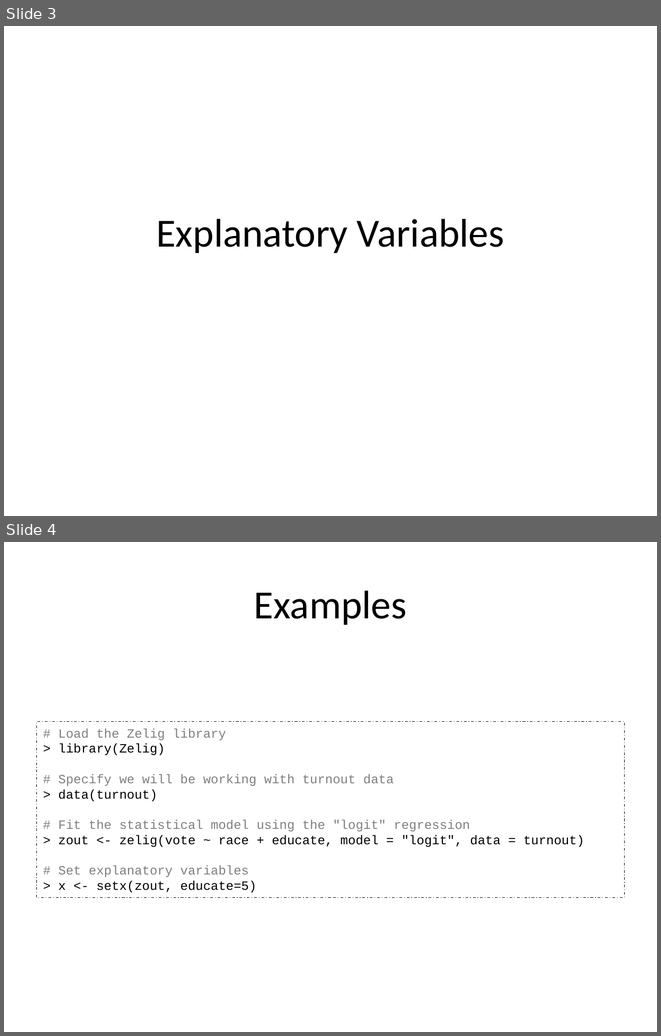
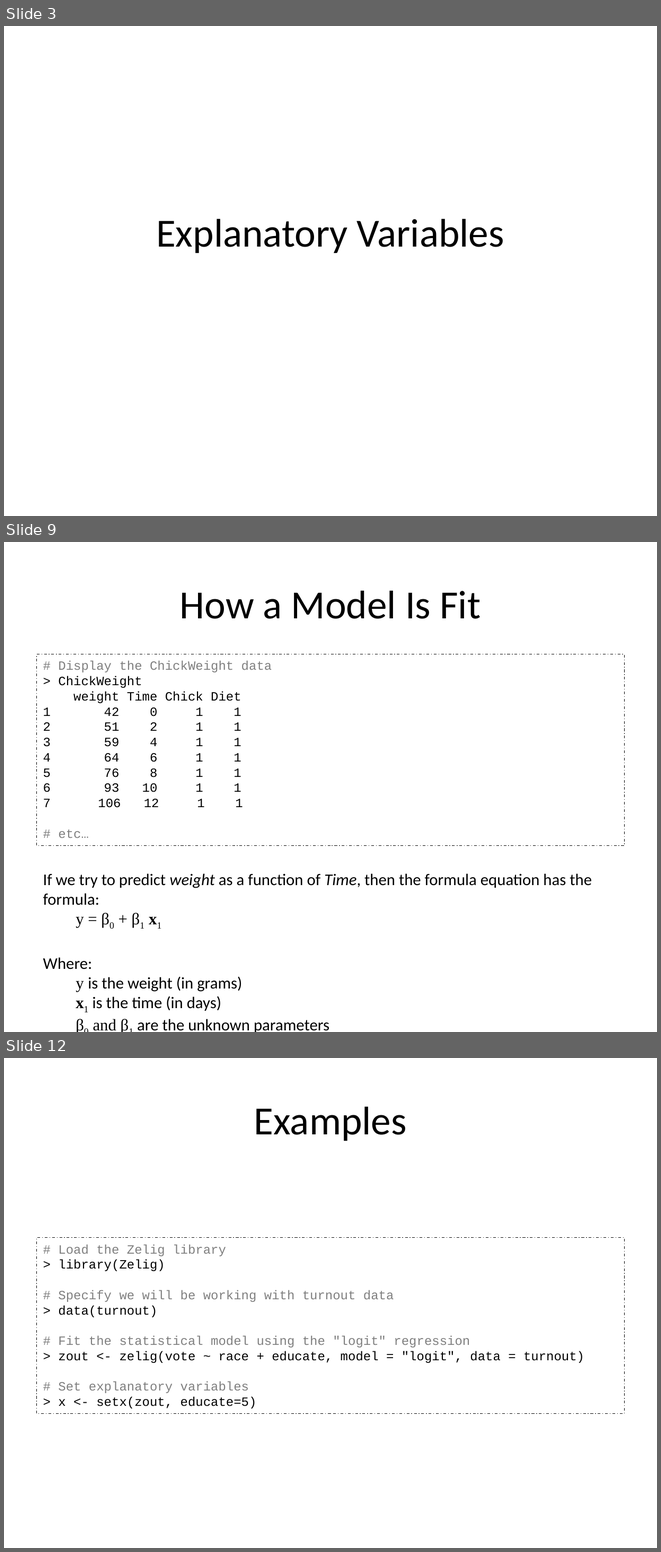
Before and after one commit to IQSS/Zelig4-Documentation, a slide deck: January-Class/Zelig_2_explanatory.pptx. Shown one above the other, each under a label of ours: slides 3 and 4 before the commit, slides 3, 9 and 12 after it; the slides between them are not shown. The pictures are 661x1036 and 661x1552 pixels, drawn with LibreOffice and Linux fonts; fonts in the diff are those of the drawing. Boxes give left, top, right and bottom in pixels: in the first picture for what was removed or moved away, otherwise in the second. Text is boxed around its words. In the diff, an @@ line names an element or a change of style, - is before the commit and + after.

Commit message:
Minor changes

```diff
--- a/January-Class/Zelig_2_explanatory.pptx
+++ b/January-Class/Zelig_2_explanatory.pptx
@@ slide 9 added at [4,542,657,1032], background #FFFFFF @@
@@ title added at [180,590,480,619], 44 pt, text #000000 @@
+How a Model Is Fit
@@ rectangle added at [37,654,624,846], outline #000000 0.74 pt dashed, 14 pt, text #000000 @@
+# Display the ChickWeight data
+> ChickWeight
+weight Time Chick Diet
+1 42 0 1 1
+2 51 2 1 1
+3 59 4 1 1
+4 64 6 1 1
+5 76 8 1 1
+6 93 10 1 1
+7 106 12 1 1
+# etc…
@@ text added at [43,873,592,1032], 18 pt, text #000000 @@
+If we try to predict weight as a function of Time, then the formula equation has the formula:
+y = β0 + β1 x1
+Where:
+y is the weight (in grams)
+x1 is the time (in days)
+β0 and β1 are the unknown parameters
@@ what was slide 4 is now slide 12 @@
```
Also in this commit, not shown: 7 other slides added.
